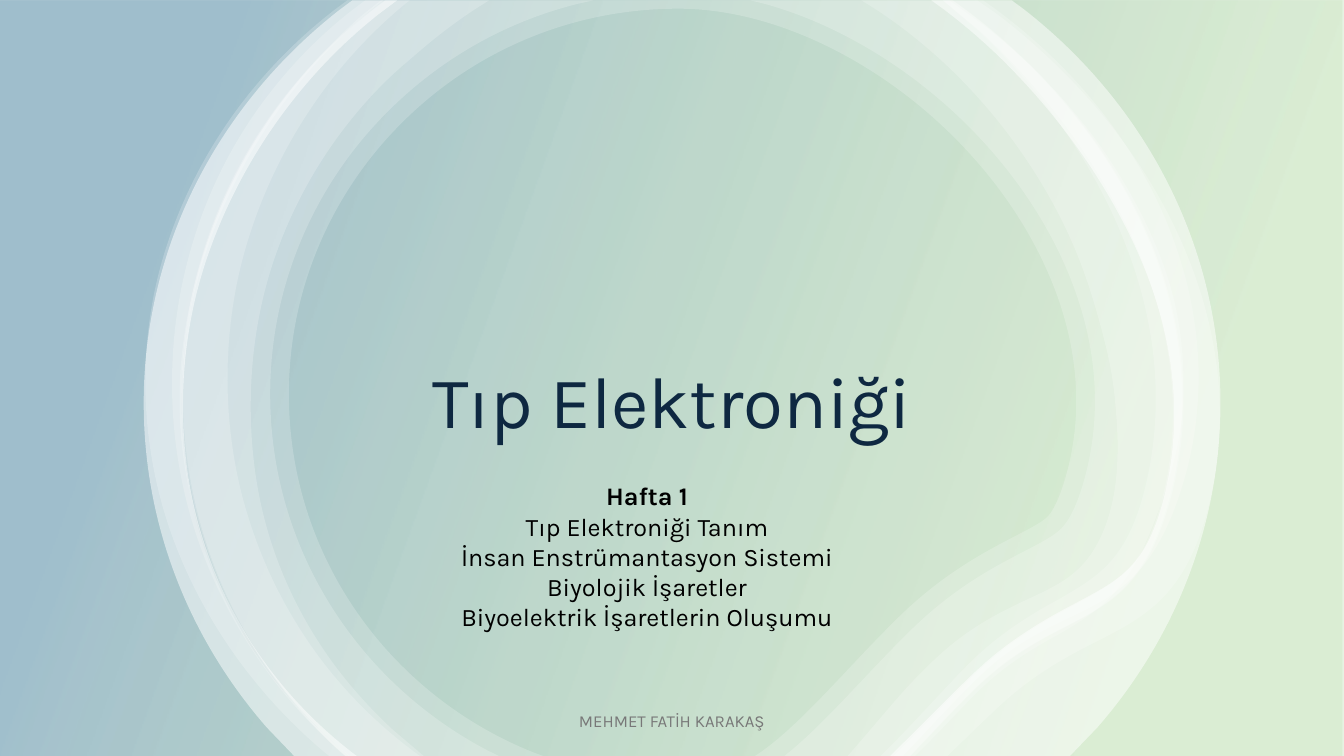
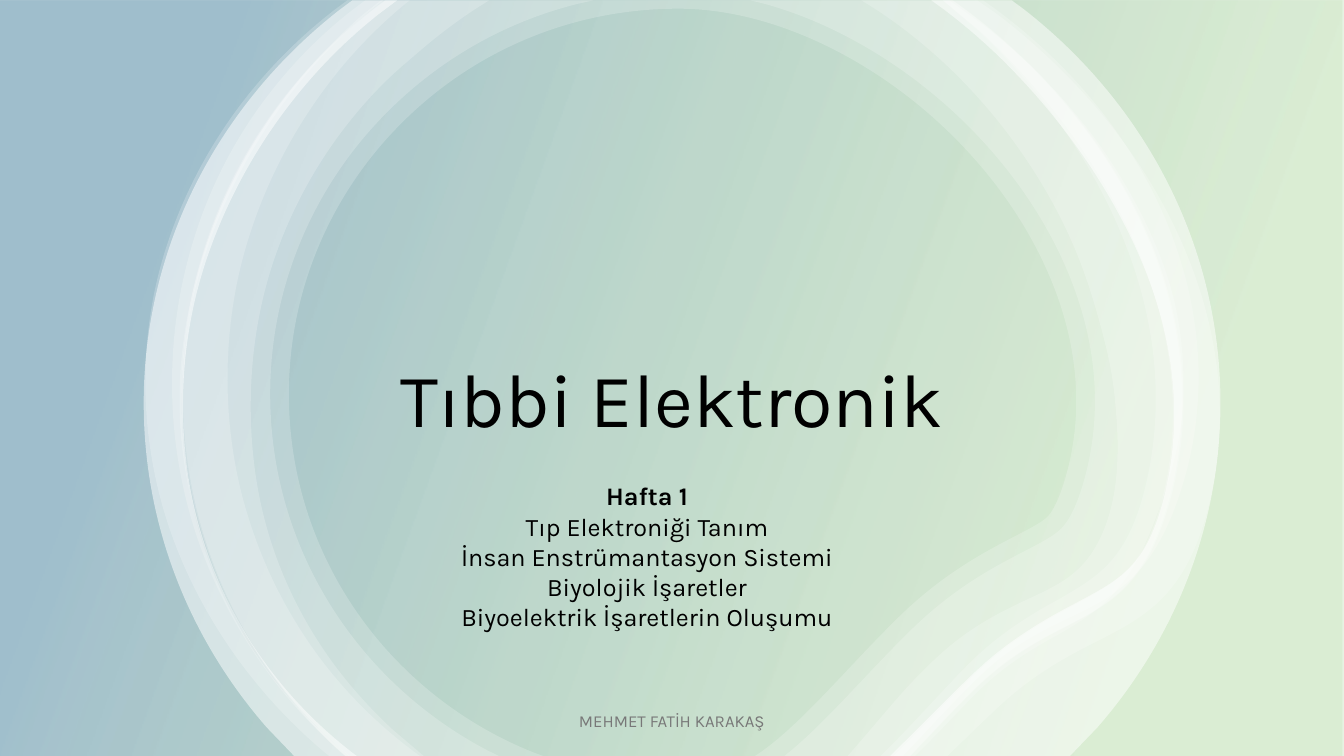
Before and after one commit to karakasmf/Medical-Electronic, a slide deck: slide 1 of ME-1.pptx. Drawn at 1344x756 pixels with LibreOffice and Linux fonts; fonts in the diff are those of the drawing. Boxes give left, top, right and bottom in pixels: in the first picture for what was removed or moved away, otherwise in the second. Text is boxed around its words. In the diff, an @@ line names an element or a change of style, - is before the commit and + after.

```diff
--- a/ME-1.pptx
+++ b/ME-1.pptx
@@ title at <box>400,375,944,428</box>: text changed; size 52 to 54 pt; text colour #0E2841 to #000000 @@
-Tıp Elektroniği
+Tıbbi Elektronik
```
Also in this commit, not shown: 1 other file.
